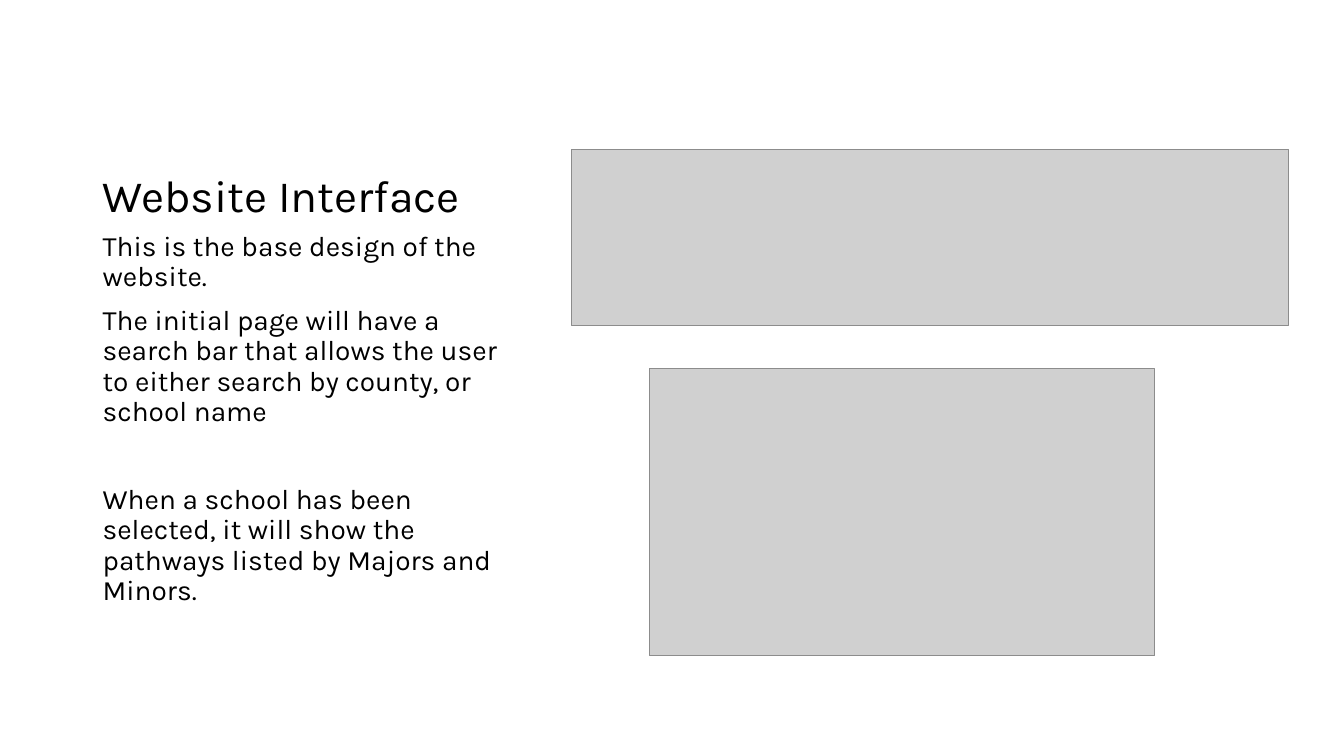
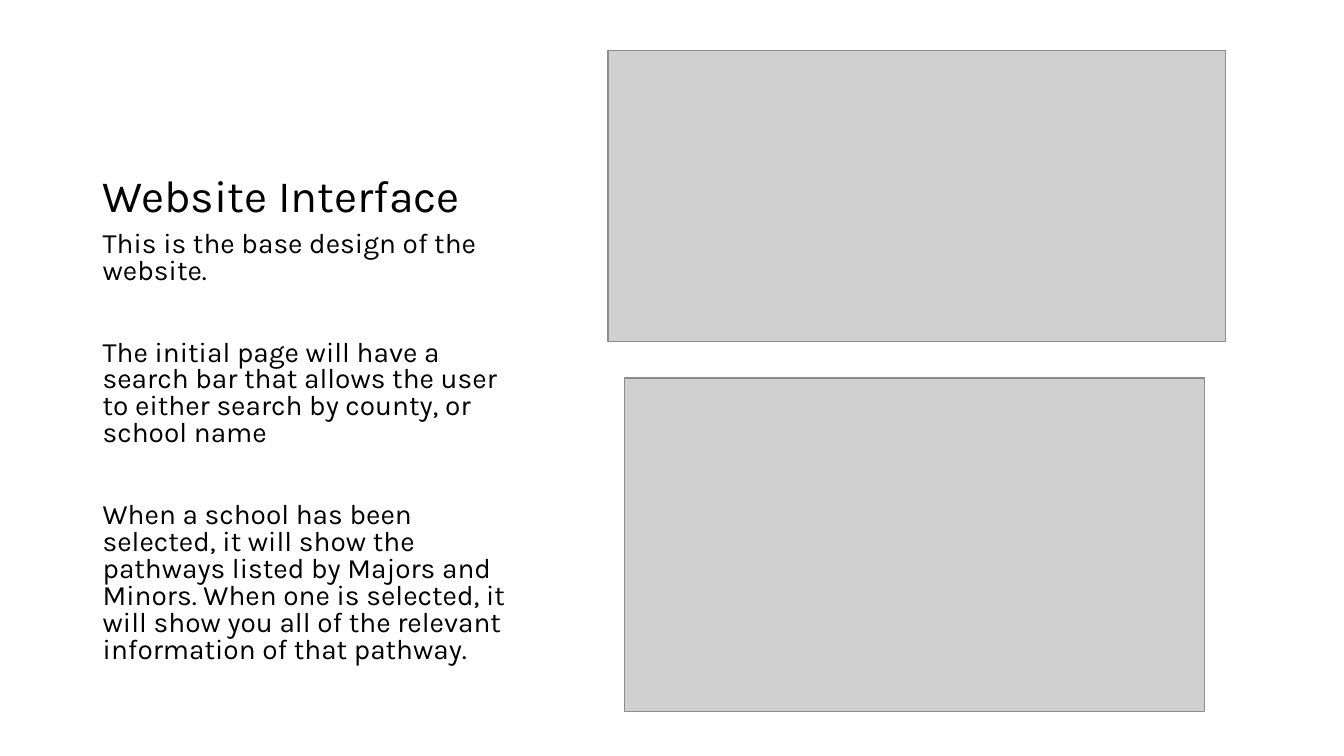
Before and after one commit to anthony2421/cisc4900-anthony2421-vc1a, a slide deck: slide 7 of Progress documentations/CISC 4900 - Diagram.pptx (slide 6 before the commit). Drawn at 1344x756 pixels with LibreOffice and Linux fonts; fonts in the diff are those of the drawing; grey boxes stand for pictures. Boxes give left, top, right and bottom in pixels: in the first picture for what was removed or moved away, otherwise in the second. Text is boxed around its words. In the diff, an @@ line names an element or a change of style, - is before the commit and + after.

```diff
--- a/Progress documentations/CISC 4900 - Diagram.pptx
+++ b/Progress documentations/CISC 4900 - Diagram.pptx
@@ picture: place and size @@
-picture at <box>572,149,1290,326</box>
+picture at <box>608,50,1226,341</box>
@@ text at <box>103,233,497,443</box>: line spacing 0.9 to 0.8 @@
@@ picture: place and size @@
-picture at <box>649,369,1155,656</box>
+picture at <box>625,378,1205,712</box>
@@ text at <box>103,505,505,666</box>: text changed @@
-When a school has been selected, it will show the pathways listed by Majors and Minors.
+When a school has been selected, it will show the pathways listed by Majors and Minors. When one is selected, it will show you all of the relevant information of that pathway.
```
Also in this commit, not shown: 7 other slides changed, 15 slides added.
